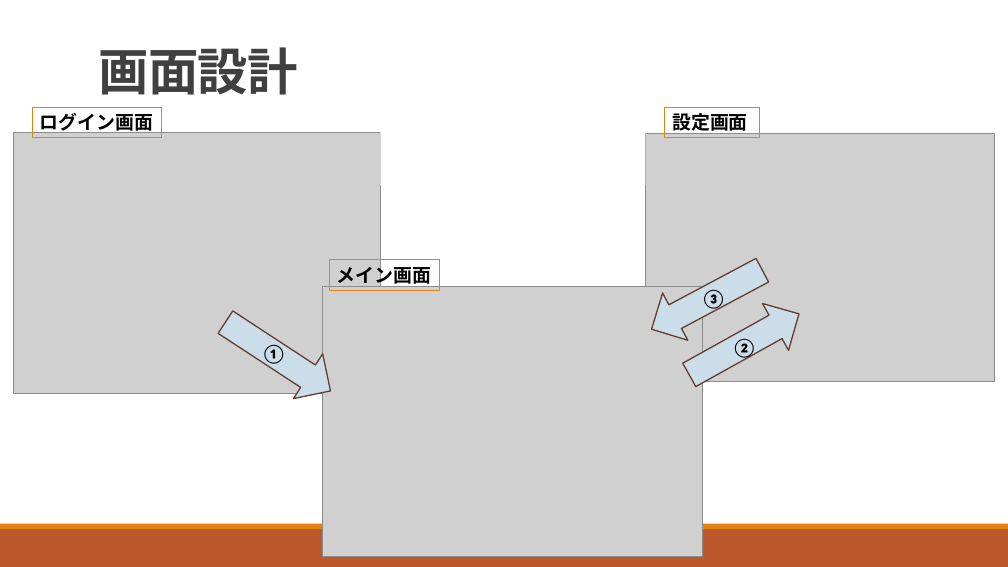
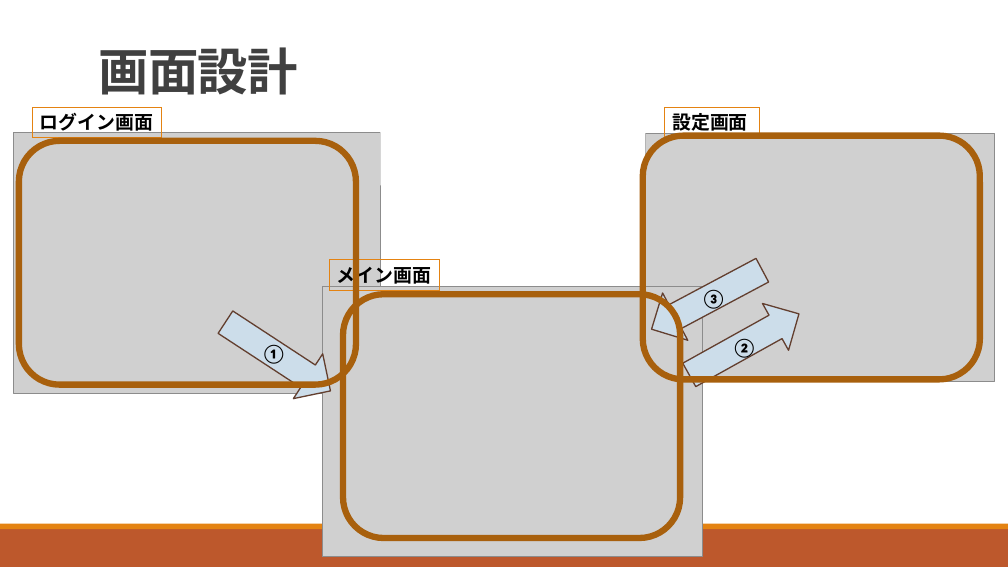
Before and after one commit to ivy239007/UG, a slide deck: slide 4 of プレゼン資料/Webアプリ開発発表資料.pptx. Drawn at 1008x567 pixels with LibreOffice and Linux fonts; fonts in the diff are those of the drawing; grey boxes stand for pictures. Boxes give left, top, right and bottom in pixels: in the first picture for what was removed or moved away, otherwise in the second. Text is boxed around its words. In the diff, an @@ line names an element or a change of style, - is before the commit and + after.

Commit message:
アニメーションを追加しました。

```diff
--- a/プレゼン資料/Webアプリ開発発表資料.pptx
+++ b/プレゼン資料/Webアプリ開発発表資料.pptx
@@ rounded rectangle added at (x1=19, y1=141, x2=356, y2=384), outline #A9610D 6 pt @@
@@ rounded rectangle added at (x1=643, y1=135, x2=980, y2=379), outline #A9610D 6 pt @@
@@ rounded rectangle added at (x1=343, y1=294, x2=681, y2=538), outline #A9610D 6 pt @@
```
